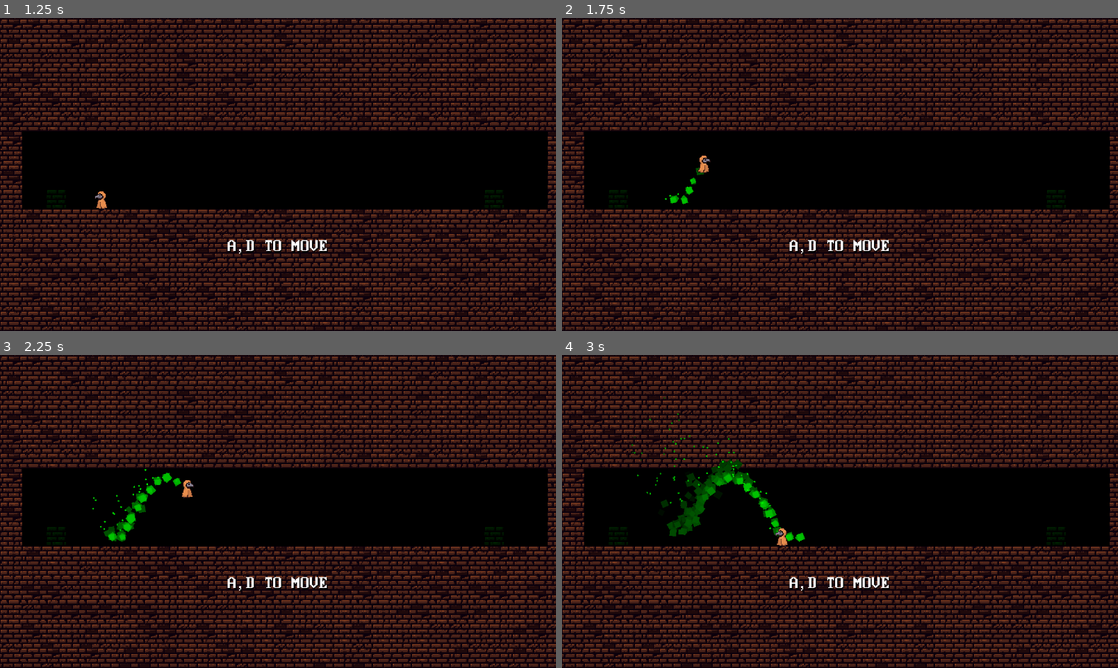
Above: before the commit, frames 1-4 (two rows, left to right).
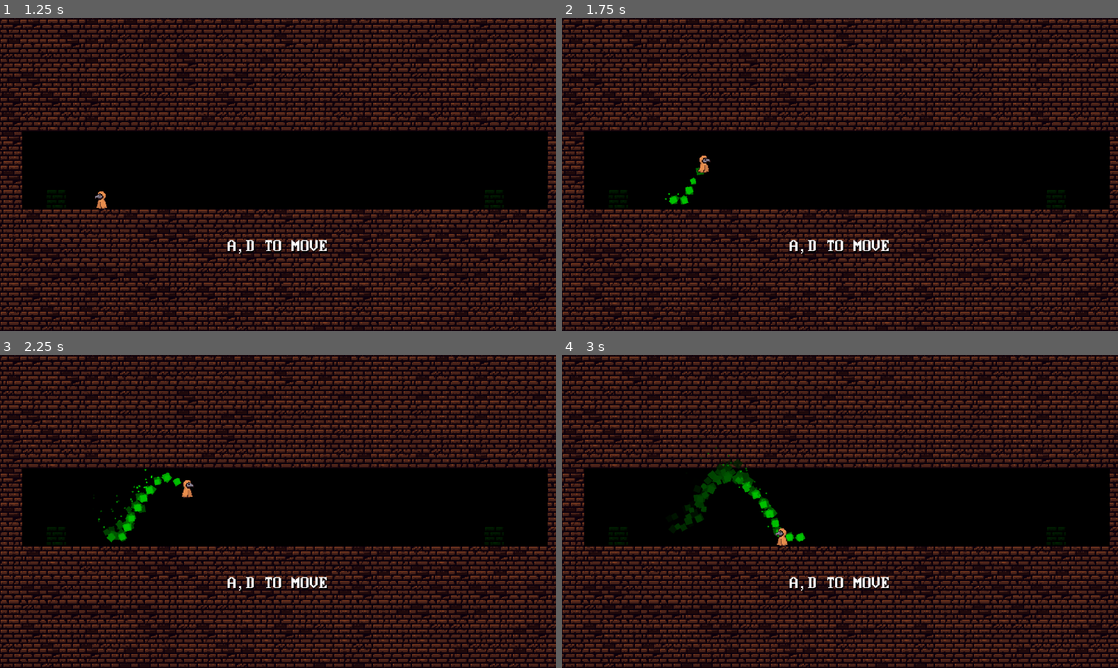
Above: after the commit, the same moments.

Repository: greatbrick0/GdFallJam2025
Game: Godot game, scene res://Scenes/main_menu.tscn
Two runs of this game, one before a commit and one after it. Both use one fixed random seed, a clock stepped at 60 frames per second and the inputs below. Sound files missing from this copy of the repository are replaced by a short silence.
Inputs:
- Up to frame 1 (1.25 s): click "START" at 0.5 s
- Up to frame 2 (1.75 s): tap Enter at 1.25 s; hold D (moveright) from 1.28 s (still down); tap E (interact) at 1.35 s; tap Space (jump) at 1.52 s
- Up to frame 3 (2.25 s): keep holding D (moveright); tap E (interact) at 2.1 s
- Up to frame 4 (3 s): tap Space (jump) at 2.27 s; release D (moveright) at 2.78 s; hold A (moveleft) from 2.78 s (still down); tap E (interact) at 2.85 s

Frame 1 is identical in both runs. In frame 2, less than 0.1% of the frame differs, in the area x 18-25%, y 51-60%; in frame 3, 0.3%; in frame 4, 1.1%, in the area x 12-44%, y 13-60%.

Commit message:
Reduce fire lifespawn

Diff:
--- a/gdfalljam/Scenes/VFX/Fire_VFX_CPUTest1.tscn
+++ b/gdfalljam/Scenes/VFX/Fire_VFX_CPUTest1.tscn
@@ -3,7 +3,7 @@
 [ext_resource type="Script" uid="uid://3jas6hewh0m8" path="res://Scripts/VFX_Trigger.gd" id="1_nsdsv"]
 
 [sub_resource type="Gradient" id="Gradient_t4p5e"]
-offsets = PackedFloat32Array(0, 0.0933333, 0.793333, 1)
+offsets = PackedFloat32Array(0, 0.0933333, 0.58, 1)
 colors = PackedColorArray(0, 1, 0, 0, 0.0941176, 1, 0.0941176, 1, 0, 0.541176, 0, 1, 0, 0, 0, 0)
 
 [sub_resource type="Gradient" id="Gradient_xbrns"]
@@ -12,7 +12,7 @@
 
 [node name="CPUParticles2D" type="CPUParticles2D"]
 amount = 6
-lifetime = 1.5
+lifetime = 0.9
 one_shot = true
 explosiveness = 0.49
 direction = Vector2(-1, 0)
@@ -32,7 +32,7 @@
 
 [node name="CPUParticles2D" type="CPUParticles2D" parent="."]
 amount = 12
-lifetime = 1.5
+lifetime = 1.1
 one_shot = true
 explosiveness = 0.36
 emission_shape = 1
